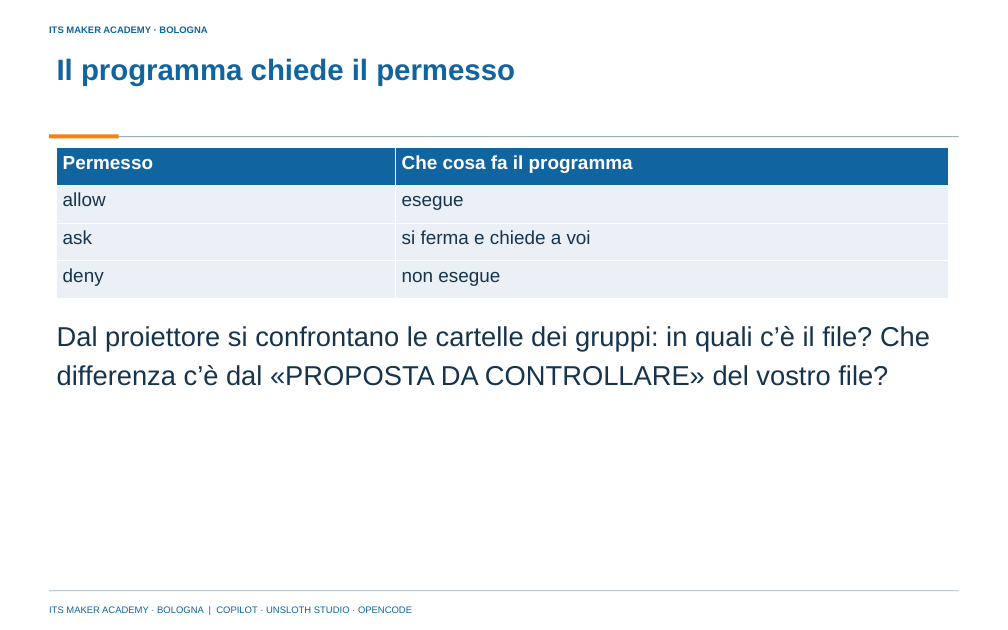
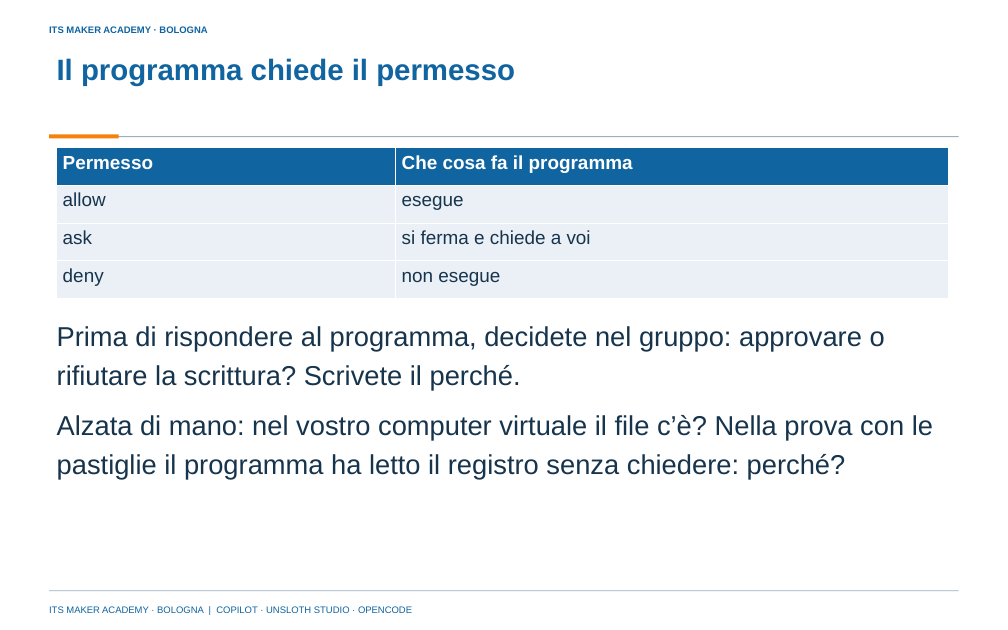
Before and after one commit to franzo9393/ITSCorso_UnslothStudio-Git, a slide deck: slide 35 of lezione 5 - coordinatore, Unsloth Studio e opencode/Lezione5_Coordinatore_Unsloth_Studio_e_opencode_ITS_MAKER.pptx (slide 34 before the commit). Drawn at 1008x630 pixels with LibreOffice and Linux fonts; fonts in the diff are those of the drawing; background and template pictures are left out. Boxes give left, top, right and bottom in pixels: in the first picture for what was removed or moved away, otherwise in the second. Text is boxed around its words. In the diff, an @@ line names an element or a change of style, - is before the commit and + after.

Commit message:
Lezione 5: correzioni dopo tre revisioni didattiche (37 slide, permessi opencode anche in Plan, consegna senza risposte anticipate, guida con ripristino VM e chiavette)

```diff
--- a/lezione 5 - coordinatore, Unsloth Studio e opencode/Lezione5_Coordinatore_Unsloth_Studio_e_opencode_ITS_MAKER.pptx
+++ b/lezione 5 - coordinatore, Unsloth Studio e opencode/Lezione5_Coordinatore_Unsloth_Studio_e_opencode_ITS_MAKER.pptx
@@ text at <box>57,326,885,390</box>: text changed @@
-Dal proiettore si confrontano le cartelle dei gruppi: in quali c’è il file? Che differenza c’è dal «PROPOSTA DA CONTROLLARE» del vostro file?
+Prima di rispondere al programma, decidete nel gruppo: approvare o rifiutare la scrittura? Scrivete il perché.
@@ text added at <box>57,415,933,479</box>, 26 pt, text #17344D @@
+Alzata di mano: nel vostro computer virtuale il file c’è? Nella prova con le pastiglie il programma ha letto il registro senza chiedere: perché?
```
Also in this commit, not shown: 20 other slides changed, 2 slides added, 1 slide removed, 12 other files.
